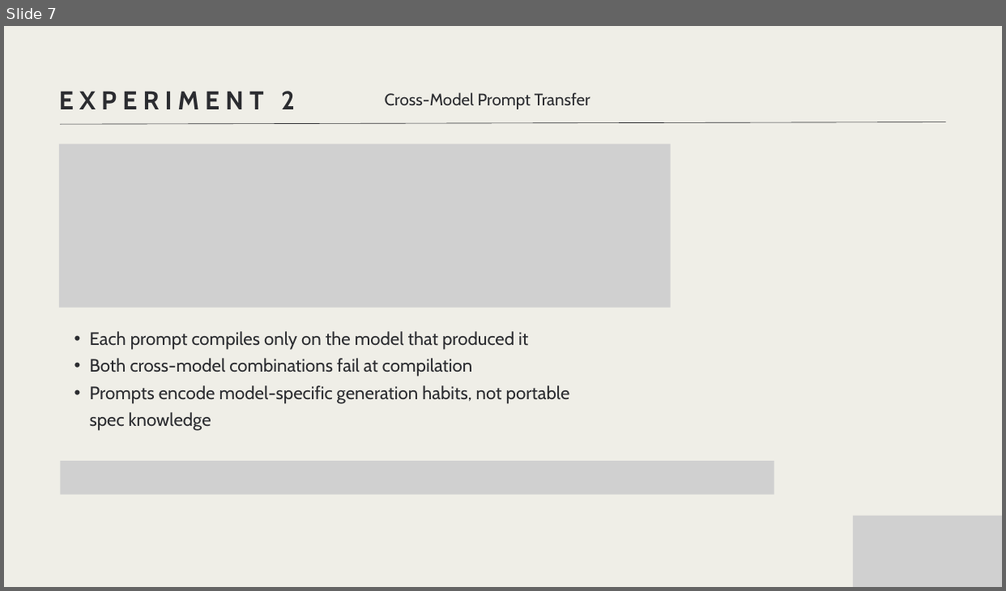
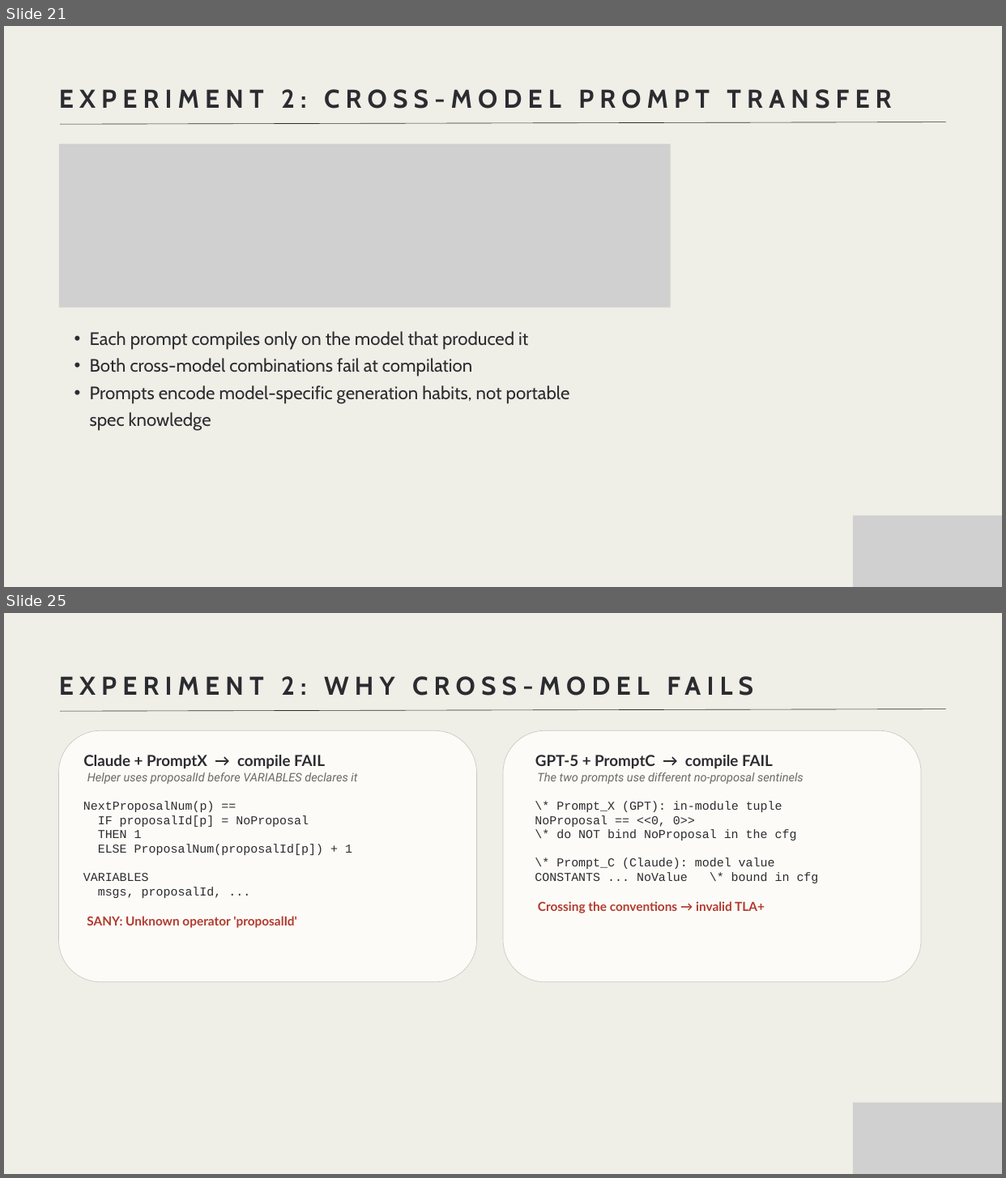
Before and after one commit to makhana/SysMoBench-research, a slide deck: Presentation.pptx. Shown one above the other, each under a label of ours: slide 7 before the commit, slides 21 and 25 after it; the slides between them are not shown. The pictures are 1006x591 and 1006x1178 pixels, drawn with LibreOffice and Linux fonts; fonts in the diff are those of the drawing; grey boxes stand for pictures. Boxes give left, top, right and bottom in pixels: in the first picture for what was removed or moved away, otherwise in the second. Text is boxed around its words. In the diff, an @@ line names an element or a change of style, - is before the commit and + after.

```diff
--- a/Presentation.pptx
+++ b/Presentation.pptx
@@ slide 25 added at [4,613,1002,1174], background #EFEEE7 @@
@@ text added at [281,676,731,867], 37.1 pt, text #2B2C30, bold @@
+EXPERIMENT 2: WHY CROSS-MODEL FAILS
@@ line added from (60, 711) to (945, 709), #2B2C30 0.75 pt @@
@@ freeform shape added at [59,730,477,982], fill #FCFBF7, outline #C9C8BF 0.75 pt @@
@@ freeform shape added at [503,730,921,982], fill #FCFBF7, outline #C9C8BF 0.75 pt @@
@@ text added at [83,755,357,928], 17.5 pt, text #2B2C30 @@
+Claude + PromptX → compile FAIL
+Helper uses proposalId before VARIABLES declares it
+NextProposalNum(p) ==
+IF proposalId[p] = NoProposal
+THEN 1
+ELSE ProposalNum(proposalId[p]) + 1
+VARIABLES
+msgs, proposalId, ...
+SANY: Unknown operator 'proposalId'
@@ text added at [535,755,819,914], 17.5 pt, text #2B2C30 @@
+GPT-5 + PromptC → compile FAIL
+The two prompts use different no-proposal sentinels
+\* Prompt_X (GPT): in-module tuple
+NoProposal == <<0, 0>>
+\* do NOT bind NoProposal in the cfg
+\* Prompt_C (Claude): model value
+CONSTANTS ... NoValue \* bound in cfg
+Crossing the conventions → invalid TLA+
@@ picture added at [853,1103,1002,1174] @@
@@ what was slide 7 is now slide 21 @@
@@ slide 21 changed as well @@
@@ text at [59,89,891,109]: text changed; size 24 to 37.1 pt; bold on @@
-Cross-Model Prompt Transfer
+EXPERIMENT 2: CROSS-MODEL PROMPT TRANSFER
@@ text removed at [59,91,295,109] @@
-EXPERIMENT 2
@@ picture removed at [60,461,774,494] @@
```
Also in this commit, not shown: 5 other slides changed, 31 other slides added.
